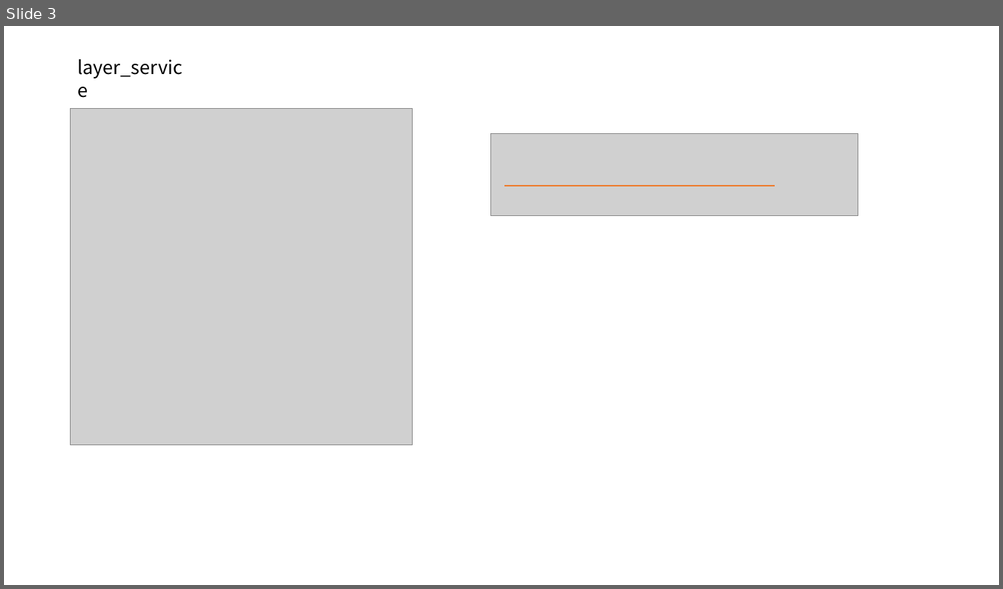
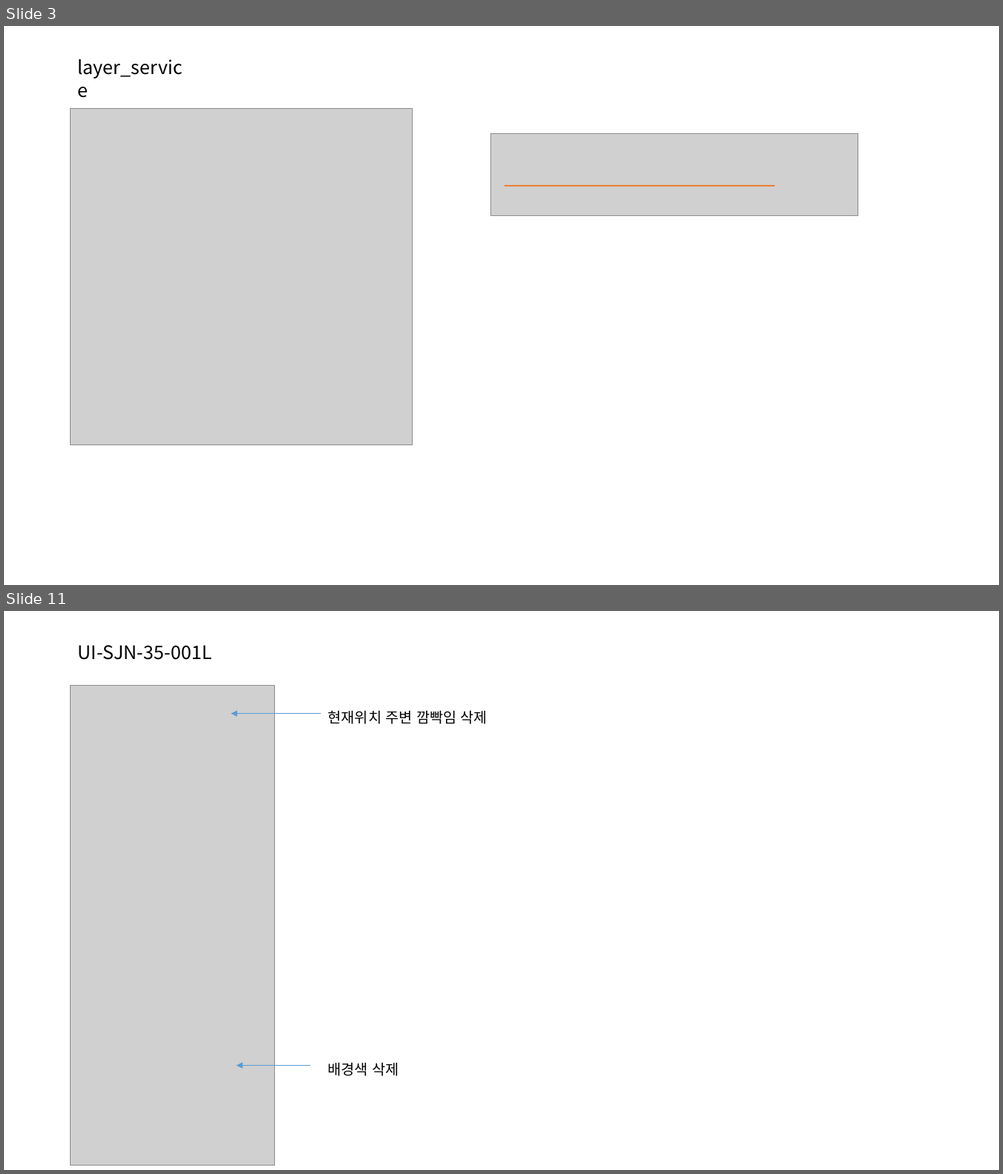
Before and after one commit to jeoungGyy/sejong, a slide deck: ppt/04-01.pptx. Shown one above the other, each under a label of ours: slide 3 before the commit, slides 3 and 11 after it; the slides between them are not shown. The pictures are 1003x589 and 1003x1174 pixels, drawn with LibreOffice and Linux fonts; fonts in the diff are those of the drawing; grey boxes stand for pictures. Boxes give left, top, right and bottom in pixels: in the first picture for what was removed or moved away, otherwise in the second. Text is boxed around its words. In the diff, an @@ line names an element or a change of style, - is before the commit and + after.

```diff
--- a/ppt/04-01.pptx
+++ b/ppt/04-01.pptx
@@ slide 11 added at (x1=4, y1=611, x2=999, y2=1170), background #FFFFFF @@
@@ text added at (x1=78, y1=645, x2=212, y2=660), 18 pt, text #000000 @@
+UI-SJN-35-001L
@@ picture added at (x1=71, y1=686, x2=275, y2=1166) @@
@@ arrow added from (321, 714) to (231, 714), #5B9BD5 0.5 pt @@
@@ text added at (x1=328, y1=710, x2=487, y2=724), 14 pt, text #000000 @@
+현재위치 주변 깜빡임 삭제
@@ arrow added from (310, 1066) to (236, 1066), #5B9BD5 0.5 pt @@
@@ text added at (x1=328, y1=1062, x2=399, y2=1076), 14 pt, text #000000 @@
+배경색 삭제
```
Also in this commit, not shown: 1 slide changed, 8 other slides added, 12 other files.
